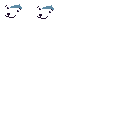
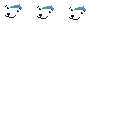
Comparing the layer stacks of the two 128 × 128 images. Changes:
renamed "Zach_Idle_Bounce_02" to "zach_idle_03", painted on it over (x1=69, y1=6, x2=86, y2=20)
